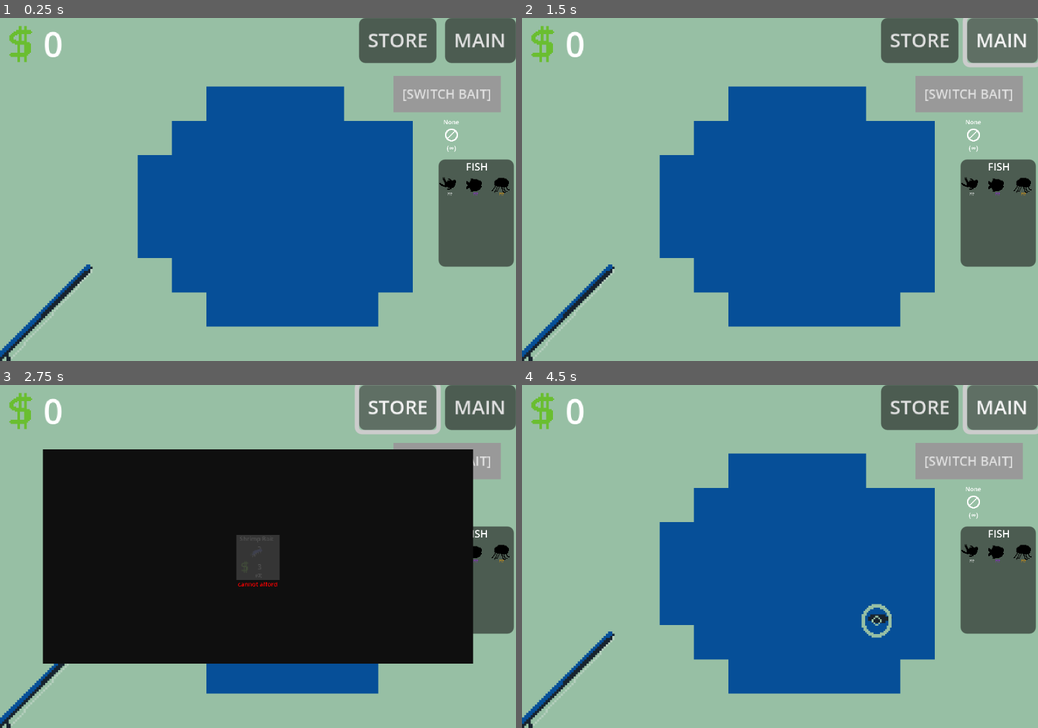
Above: before the commit, frames 1-4 (two rows, left to right).
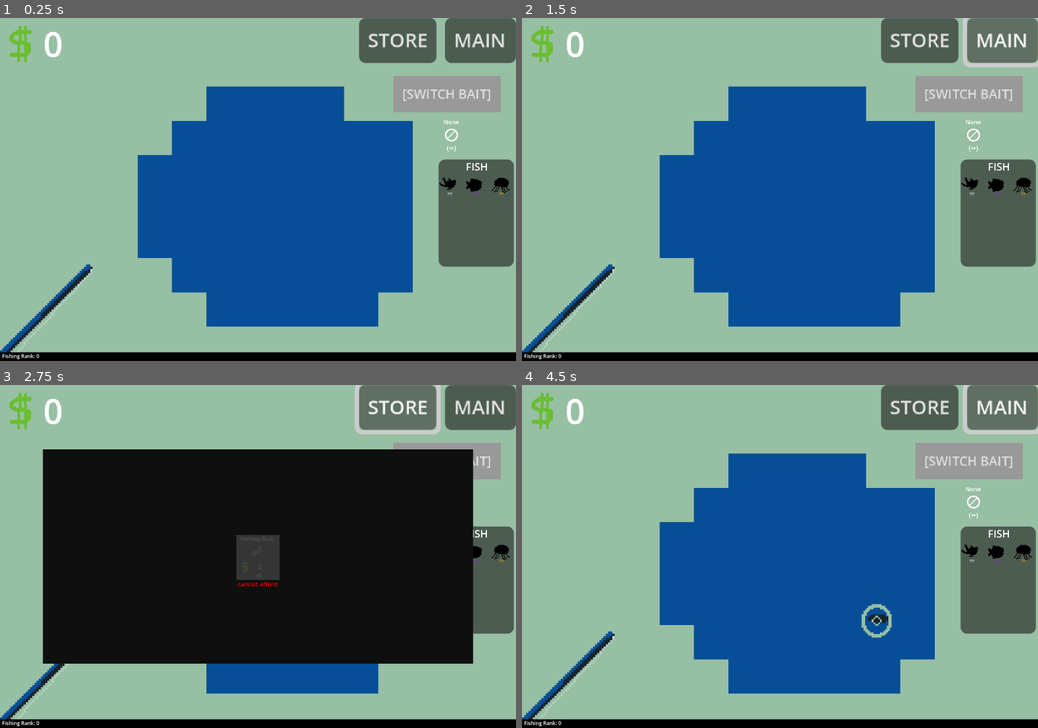
Above: after the commit, the same moments.

Repository: mathew-tran/fish-clicker
Game: Godot game, scene res://Scenes/Main.tscn
The game is run twice, just before and just after one commit, with the same random seed, the same clock (stepped at 60 frames per second) and the same inputs.
Inputs:
- Up to frame 1 (0.25 s): no input
- Up to frame 2 (1.5 s): click "STORE" at 0.5 s; click "MAIN" at 1.25 s
- Up to frame 3 (2.75 s): click "STORE" at 2 s
- Up to frame 4 (4.5 s): click "MAIN" at 2.75 s; click "STORE" at 3.5 s; click "MAIN" at 4.25 s

The runs differ from the first frame. In frame 1, 2.6% of the frame differs, in the area x 0-100%, y 97-100%; in frame 2, 2.6%; in frame 3, 2.6%; in frame 4, 2.6%.

Commit message:
add xp gain when catching fish

Diff:
--- /dev/null
+++ b/fishclicker/Prefabs/UI/FishingRank.tscn
@@ -0,0 +1,41 @@
+[gd_scene load_steps=4 format=3 uid="uid://1tiu5h74fpyn"]
+
+[ext_resource type="Script" uid="uid://bynpvapsdtrbr" path="res://Scripts/UI/FishingRank.gd" id="1_uqiac"]
+
+[sub_resource type="StyleBoxFlat" id="StyleBoxFlat_2es3r"]
+bg_color = Color(0, 0, 0, 1)
+
+[sub_resource type="StyleBoxFlat" id="StyleBoxFlat_asipn"]
+bg_color = Color(0.73377, 0.424118, 1, 1)
+
+[node name="EXP" type="Control"]
+layout_mode = 3
+anchors_preset = 12
+anchor_top = 1.0
+anchor_right = 1.0
+anchor_bottom = 1.0
+grow_horizontal = 2
+grow_vertical = 0
+script = ExtResource("1_uqiac")
+
+[node name="ProgressBar" type="ProgressBar" parent="."]
+layout_mode = 1
+anchors_preset = 12
+anchor_top = 1.0
+anchor_right = 1.0
+anchor_bottom = 1.0
+offset_top = -4.0
+grow_horizontal = 2
+grow_vertical = 0
+theme_override_styles/background = SubResource("StyleBoxFlat_2es3r")
+theme_override_styles/fill = SubResource("StyleBoxFlat_asipn")
+value = 20.0
+show_percentage = false
+
+[node name="Label" type="Label" parent="ProgressBar"]
+layout_mode = 0
+offset_left = 1.0
+offset_right = 117.0
+offset_bottom = 23.0
+scale = Vector2(0.15, 0.15)
+text = "Fishing Rank: 3"
--- a/fishclicker/Prefabs/UI/PlayerUI.tscn
+++ b/fishclicker/Prefabs/UI/PlayerUI.tscn
@@ -8,6 +8,7 @@
 [ext_resource type="Script" uid="uid://cpj4vf2ruia5d" path="res://Scripts/UI/MainButton.gd" id="6_od4qv"]
 [ext_resource type="PackedScene" uid="uid://g5omilybre1s" path="res://Prefabs/UI/SwitchBaitButton.tscn" id="7_lcbsa"]
 [ext_resource type="PackedScene" uid="uid://dj2x6h1ikg8t2" path="res://Prefabs/UI/AssociatedBaitFish.tscn" id="8_2es3r"]
+[ext_resource type="PackedScene" uid="uid://1tiu5h74fpyn" path="res://Prefabs/UI/FishingRank.tscn" id="9_asipn"]
 
 [node name="CanvasLayer" type="CanvasLayer" groups=["PlayerUI"]]
 script = ExtResource("1_88yxu")
@@ -55,6 +56,8 @@
 offset_right = 239.0
 offset_bottom = 116.0
 
+[node name="EXP" parent="." instance=ExtResource("9_asipn")]
+
 [connection signal="button_up" from="HBoxContainer/StoreButton" to="HBoxContainer/StoreButton" method="_on_button_up"]
 [connection signal="button_up" from="HBoxContainer/MainButton" to="HBoxContainer/MainButton" method="_on_button_up"]
 
--- a/fishclicker/Scripts/GameManager.gd
+++ b/fishclicker/Scripts/GameManager.gd
@@ -8,6 +8,7 @@
 signal MoneyChanged(amount)
 
 signal BaitChanged(baitData)
+signal XPGained
 
 var DefaultBait = load("res://Resources/Levels/Baits/BAIT_NONE.tres")
 var CurrentBait : BaitData
@@ -16,8 +17,21 @@
 
 }
 
+var MaxXP = 100
+var Scaling = 1.1
+var ResidualAmount = 0
+
+var XPTimer : Timer
 
 func _ready():
+
+	XPTimer = Timer.new()
+	add_child(XPTimer)
+	XPTimer.autostart = true
+	XPTimer.wait_time = .1
+
+	XPTimer.timeout.connect(OnXPTimerTimeout)
+	XPTimer.start()
 
 	GameData["Money"] = 0
 	GameData["BaitInventory"] = {
@@ -29,11 +43,14 @@
 	GameData["BaitCompleted"] = {
 
 	}
+	GameData["Rank"] = {
+		"XP" : 0,
+		"Level" : 0
+	}
 
 	await get_tree().process_frame
 	AddMoney(0)
 	ChangeBait(DefaultBait)
-
 func ChangeBait(baitData):
 	CurrentBait = baitData
 	BaitChanged.emit(baitData)
@@ -60,6 +77,7 @@
 		GameData["FishCaught"][fishID] += 1
 	else:
 		GameData["FishCaught"][fishID] = 1
+		AddXP(30)
 
 func HasCaughtFish(fishID):
 	return GameData["FishCaught"].has(fishID)
@@ -77,11 +95,47 @@
 			ChangeBait(DefaultBait)
 		ChangeBait(CurrentBait)
 
+func AddXP(amount):
+	ResidualAmount += amount
+
+
+func OnXPTimerTimeout():
+	if ResidualAmount <= 0:
+		return
+
+	var rate = 1
+	if ResidualAmount >= 20:
+		rate = 5
+	if ResidualAmount >= 40:
+		rate = 10
+	if ResidualAmount > 100:
+		rate = 20
+
+	if ResidualAmount > 200:
+		rate = 80
+
+	if ResidualAmount > 400:
+		rate = 90
+
+	GameData["Rank"]["XP"]	+= rate
+	ResidualAmount -= rate
+	if GetXP() >= MaxXP:
+		GameData["Rank"]["XP"] = 0
+		GameData["Rank"]["Level"] += 1
+	XPGained.emit(rate)
+
+func GetXP():
+	return GameData["Rank"]["XP"]
+
+func GetLevel():
+	return GameData["Rank"]["Level"]
+
 func AddMoney(amount):
 	MoneyChanged.emit(amount)
 	if GameData.has("Money"):
 		GameData["Money"] += int(amount)
 	MoneyUpdate.emit(GetMoney())
+	AddXP(amount)
 
 func RemoveMoney(amount):
 	MoneyChanged.emit(-amount)
--- a/fishclicker/Scripts/UI/BaitButton.gd
+++ b/fishclicker/Scripts/UI/BaitButton.gd
@@ -1,4 +1,3 @@
-@tool
 
 extends Button
 
--- /dev/null
+++ b/fishclicker/Scripts/UI/FishingRank.gd
@@ -0,0 +1,9 @@
+extends Control
+
+func _ready() -> void:
+	Finder.GetGameManager().XPGained.connect(OnXPGained)
+	OnXPGained(0)
+func OnXPGained(amount):
+	$ProgressBar.value = Finder.GetGameManager().GetXP()
+	$ProgressBar.max_value = Finder.GetGameManager().MaxXP
+	$ProgressBar/Label.text = "Fishing Rank: " + str(Finder.GetGameManager().GetLevel())
Not shown: 1 places in fishclicker/Prefabs/UI/PlayerUI.tscn that only renumber resources
Not shown, added: fishclicker/Scripts/UI/FishingRank.gd.uid
